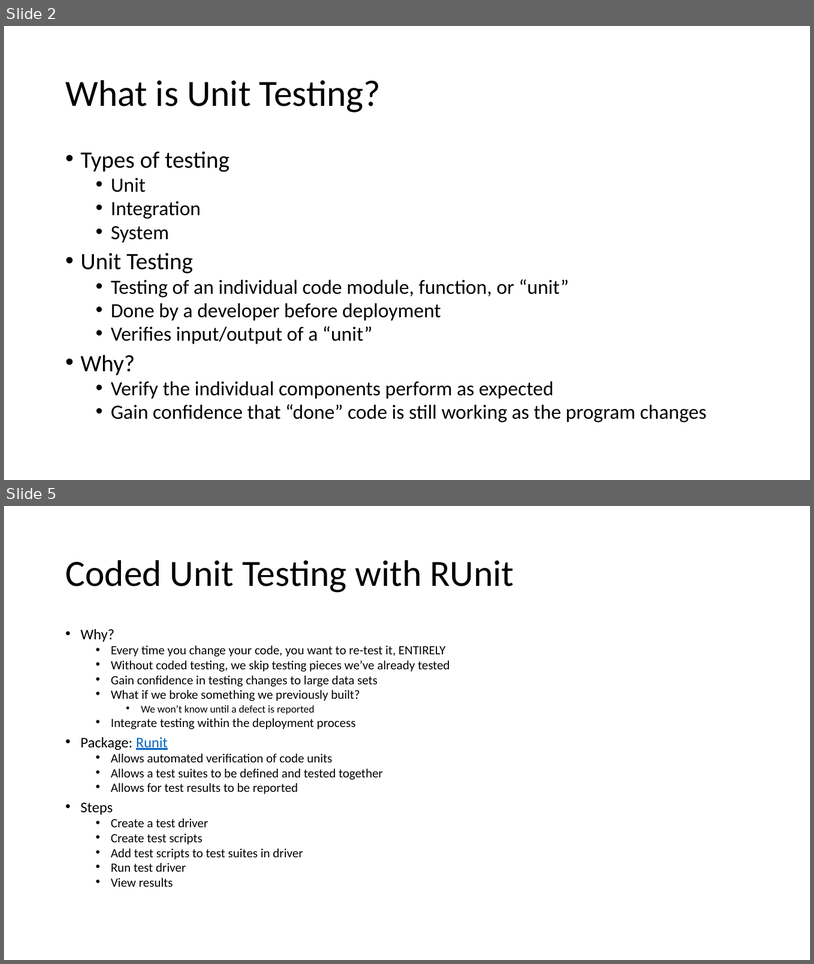
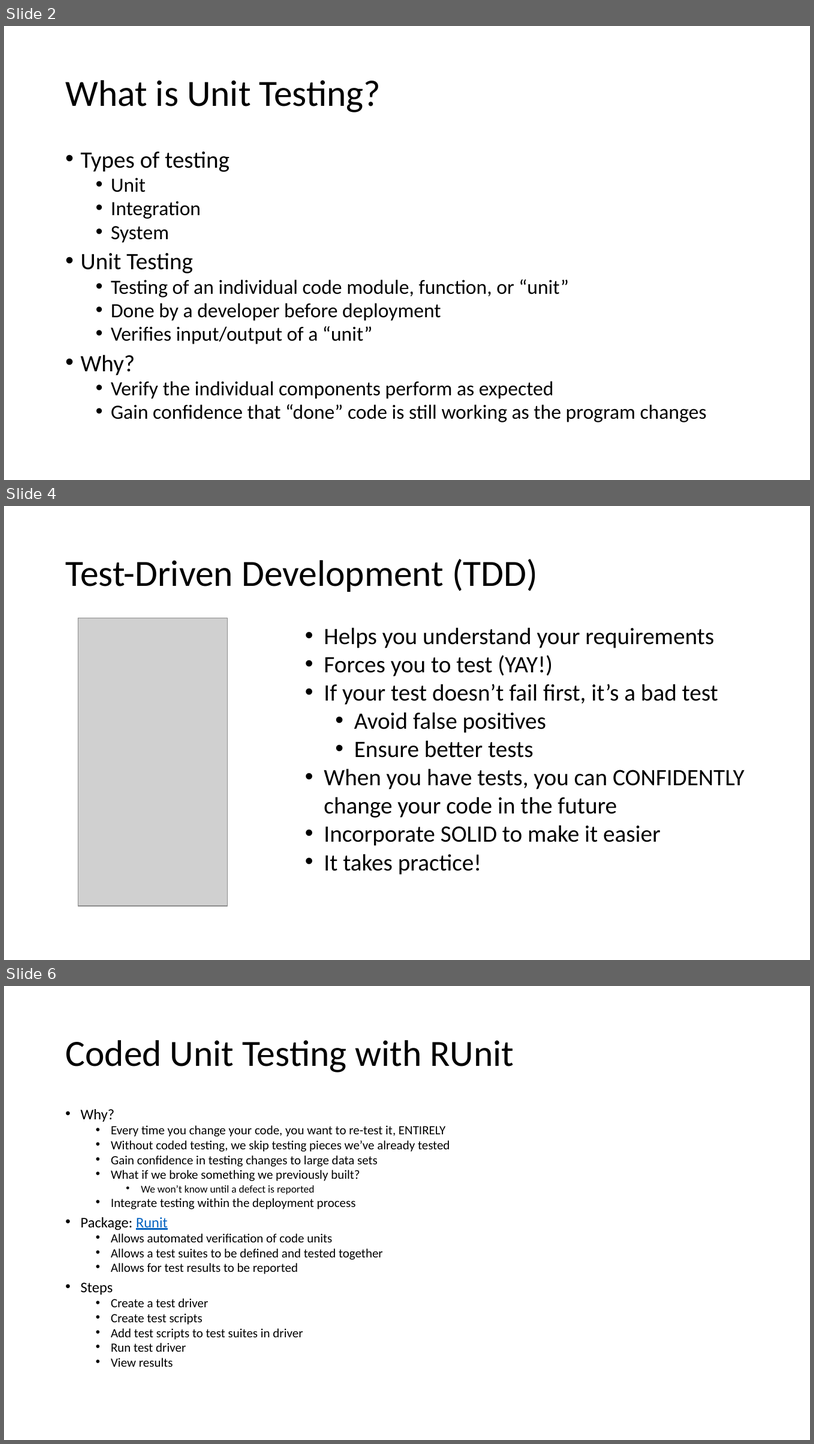
Before and after one commit to donaldsawyer/Demos, a slide deck: tcrug/unit_testing/tcrug_runit_2016_01_21.pptx. Shown one above the other, each under a label of ours: slides 2 and 5 before the commit, slides 2, 4 and 6 after it; the slides between them are not shown. The pictures are 814x964 and 814x1444 pixels, drawn with LibreOffice and Linux fonts; fonts in the diff are those of the drawing; grey boxes stand for pictures. Boxes give left, top, right and bottom in pixels: in the first picture for what was removed or moved away, otherwise in the second. Text is boxed around its words. In the diff, an @@ line names an element or a change of style, - is before the commit and + after.

```diff
--- a/tcrug/unit_testing/tcrug_runit_2016_01_21.pptx
+++ b/tcrug/unit_testing/tcrug_runit_2016_01_21.pptx
@@ slide 4 added at <box>4,506,810,960</box>, background #FFFFFF @@
@@ title added at <box>65,559,538,592</box>, 44 pt, text #000000 @@
+Test-Driven Development (TDD)
@@ picture added at <box>78,618,227,906</box> @@
@@ text added at <box>324,627,744,874</box>, 28 pt, text #000000 @@
+• Helps you understand your requirements
+• Forces you to test (YAY!)
+• If your test doesn’t fail first, it’s a bad test
+  • Avoid false positives
+  • Ensure better tests
+• When you have tests, you can CONFIDENTLY change your code in the future
+• Incorporate SOLID to make it easier
+• It takes practice!
@@ what was slide 5 is now slide 6 @@
```
Also in this commit, not shown: 2 slides changed, 1 other slide added, 1 slide removed, 25 other files.
